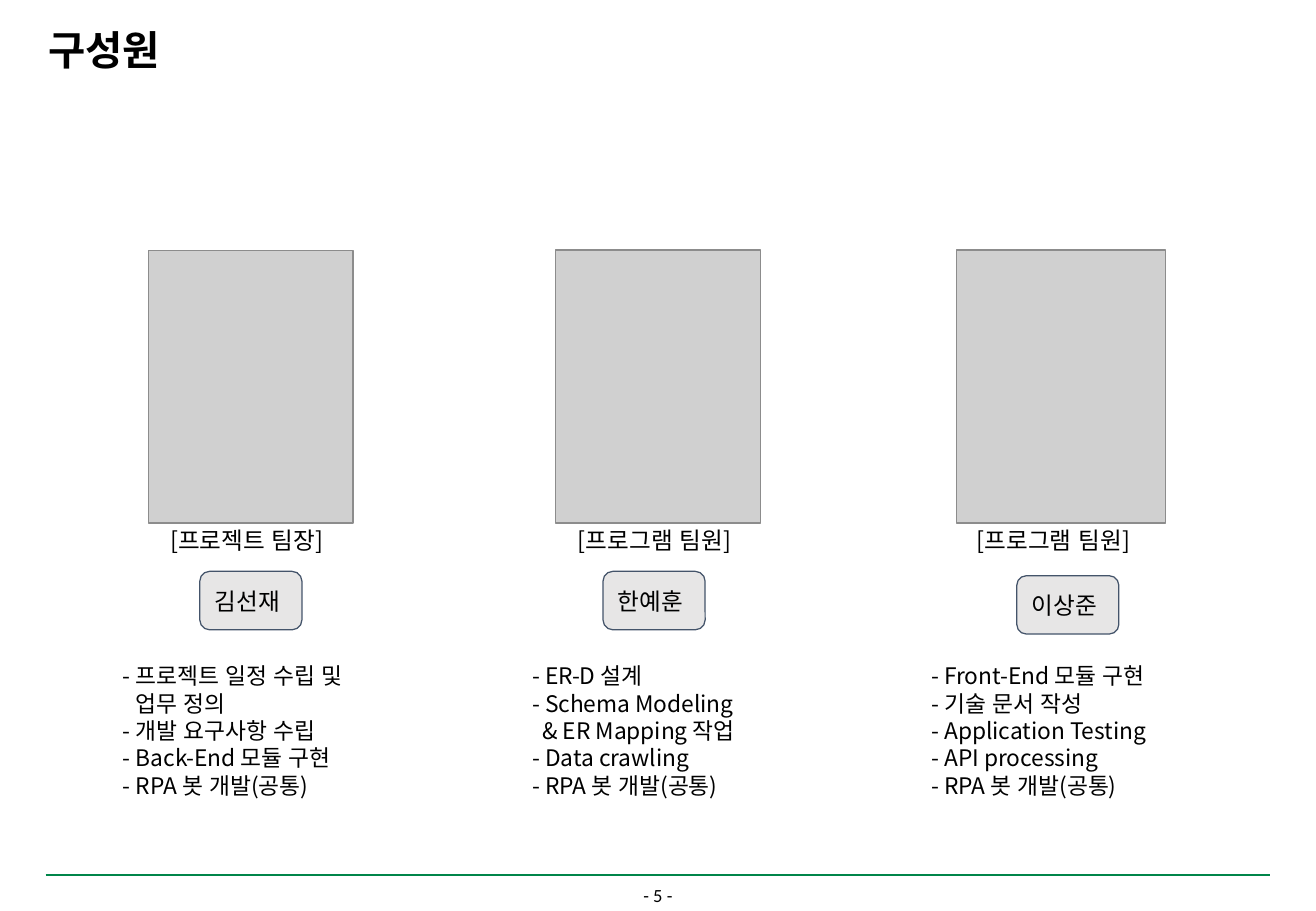
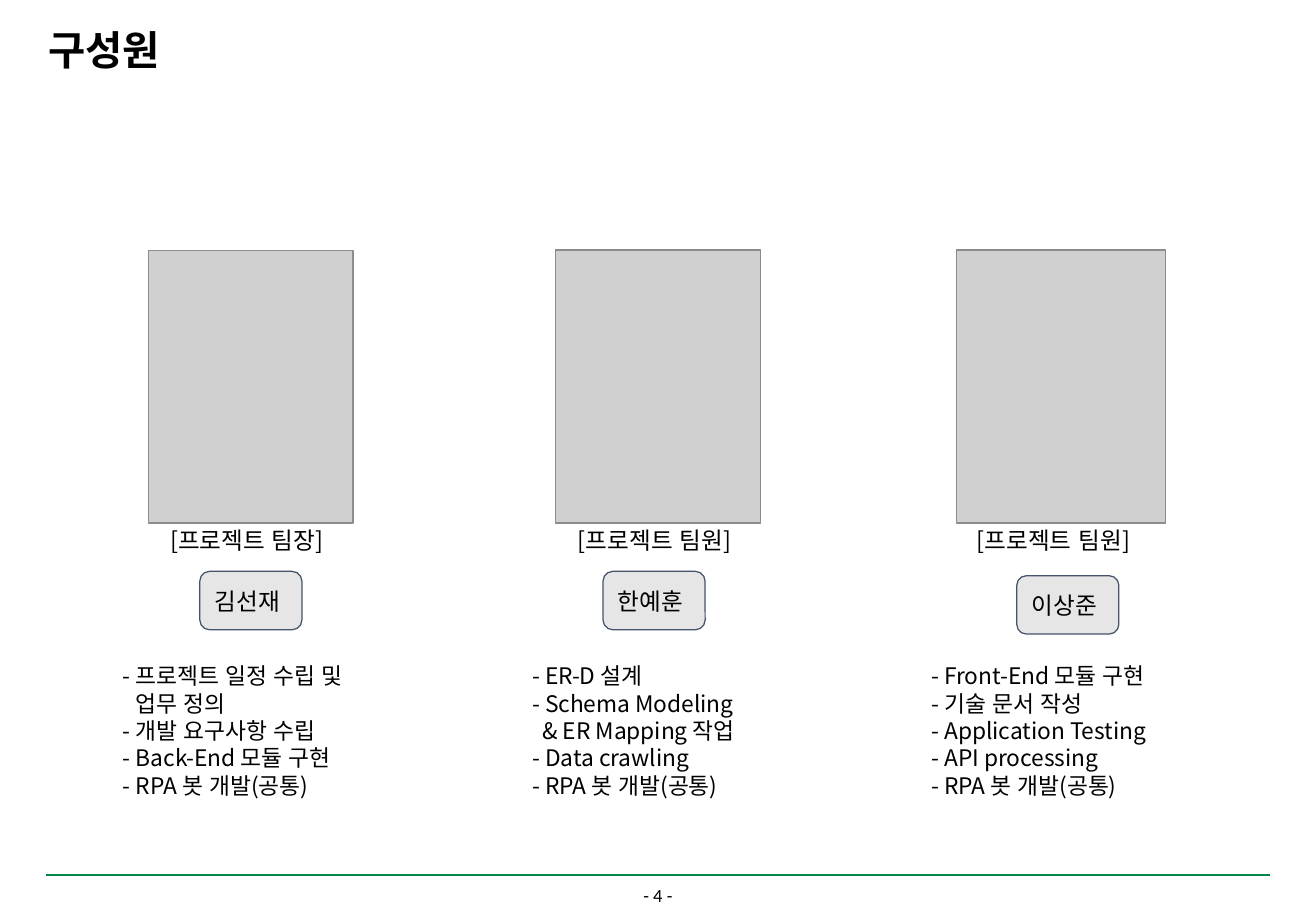
Before and after one commit to DDAMDOO/project, a slide deck: slide 5 of documents/PPT문서양식.pptx (slide 6 before the commit). Drawn at 1316x911 pixels with LibreOffice and Linux fonts; fonts in the diff are those of the drawing; grey boxes stand for pictures; background and template pictures are left out. Boxes give left, top, right and bottom in pixels: in the first picture for what was removed or moved away, otherwise in the second. Text is boxed around its words. In the diff, an @@ line names an element or a change of style, - is before the commit and + after.

```diff
--- a/documents/PPT문서양식.pptx
+++ b/documents/PPT문서양식.pptx
@@ text at box(578, 529, 731, 553): text changed @@
-[프로그램 팀원]
+[프로젝트 팀원]
@@ text at box(977, 529, 1130, 553): text changed @@
-[프로그램 팀원]
+[프로젝트 팀원]
@@ page number at box(653, 890, 662, 902): text changed @@
-- 5 -
+- 4 -
```
Also in this commit, not shown: 1 slide removed.
